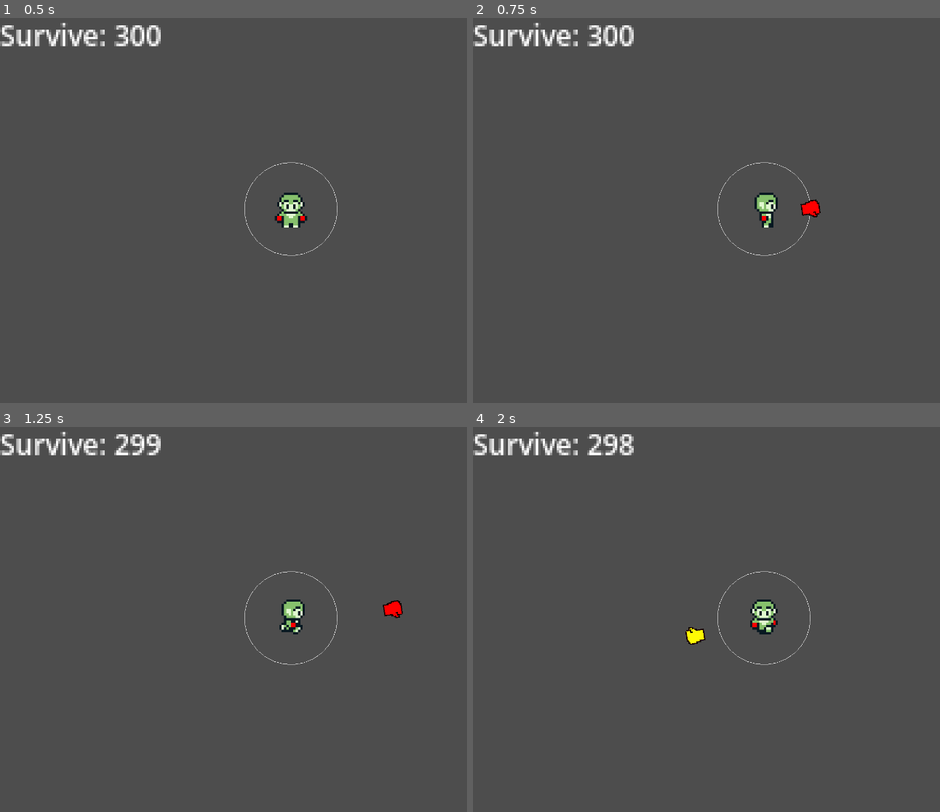
Above: before the commit, frames 1-4 (two rows, left to right).
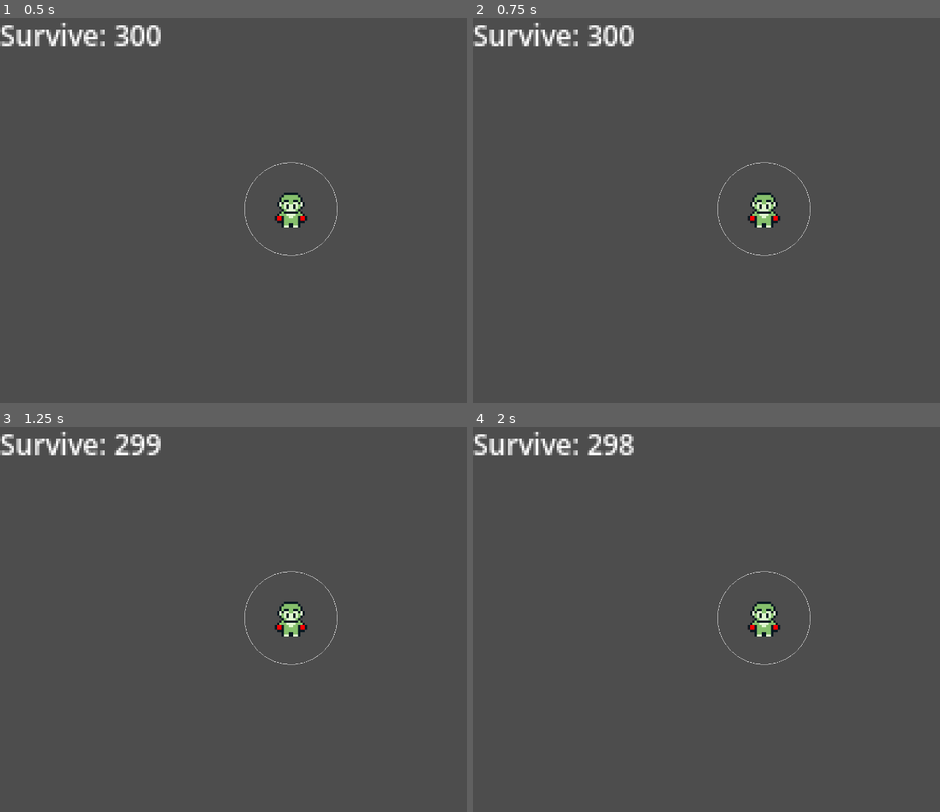
Above: after the commit, the same moments.

Repository: WhatDoor/InfiniBoxer
Game: Godot game, scene res://main.tscn
Two runs of this game, one before a commit and one after it. Both use one fixed random seed, a clock stepped at 60 frames per second and the inputs below.
Inputs (mouse positions are in pixels of both pictures, inside the frame that each line leads up to):
- Up to frame 1 (0.5 s): no input
- Up to frame 2 (0.75 s): tap Enter at 0.5 s; move the mouse to (893, 191) at 0.52 s; hold Right (right) from 0.53 s (still down); tap Space (glove_toggle) at 0.6 s; click (893, 191) at 0.67 s
- Up to frame 3 (1.25 s): keep holding Right (right)
- Up to frame 4 (2 s): move the mouse to (645, 638) at 1.27 s; release Right (right) at 1.28 s; hold Down (down) from 1.28 s (still down); tap Space (glove_toggle) at 1.35 s; click (645, 638) at 1.42 s

Frame 1 is identical in both runs. In frame 2, 0.5% of the frame differs, in the area x 58-75%, y 45-55%; in frame 3, 0.5%, in the area x 58-87%, y 44-55%; in frame 4, 0.5%.
Error after the commit: Parse Error: Preload file "res://mega_cross.tscn" does not exist. (res://player.gd:10)

Commit message:
added mega cross and removed ray tracing for the gloves

Diff:
--- a/combo_glove.gd
+++ b/combo_glove.gd
@@ -7,4 +7,5 @@
 	max_speed = 20
 	ACCELERATION = 2.5
 	damage = 10
+	momentum = 8
 	push_strength = 2700
--- a/enemy.gd
+++ b/enemy.gd
@@ -4,6 +4,9 @@
 signal died(RigidBody2D)
 
 @export var player: CharacterBody2D = null
+
+@onready var HP_bar: ProgressBar = $HP_bar
+
 const SPEED = 70
 var HP = 10
 const friction = 0.1 #reduce push direction by this much
@@ -12,7 +15,8 @@
 
 # Called when the node enters the scene tree for the first time.
 func _ready():
-	pass # Replace with function body.
+	HP_bar.max_value = HP
+	HP_bar.value = HP
 
 func init(player_target: CharacterBody2D, startingPOS: Vector2):
 	player = player_target
@@ -37,6 +41,7 @@
 func take_damage(dmg: int):
 	print(dmg)
 	HP -= dmg
+	HP_bar.value = HP
 
 	if (HP <= 0):
 		$death_timer.start()
--- a/enemy.tscn
+++ b/enemy.tscn
@@ -74,5 +74,13 @@
 wait_time = 0.5
 one_shot = true
 
+[node name="HP_bar" type="ProgressBar" parent="."]
+offset_left = -29.0
+offset_top = 32.0
+offset_right = 29.0
+offset_bottom = 36.0
+rounded = true
+show_percentage = false
+
 [connection signal="body_entered" from="hurtbox" to="." method="player_body_entered"]
 [connection signal="timeout" from="death_timer" to="." method="_on_death_timer_timeout"]
--- a/glove.gd
+++ b/glove.gd
@@ -2,7 +2,6 @@
 
 class_name Glove
 
-var raycasts: Array
 var default_sprite: Sprite2D
 
 var player: CharacterBody2D
@@ -19,7 +18,7 @@
 
 var max_range = 70.0
 var damage = 5
-var momentum = 7
+var momentum = 4
 var push_strength = 1700
 
 var enemy_ignore_list = []
@@ -43,7 +42,7 @@
 
 	#Need to call these manually here instead of onready because onready is used when it enters the tree
 	#In this case, the children of these will inherit and first be created separately from the tree
-	raycasts = [$RayCast2D, $RayCast2D2, $RayCast2D3]
+	#raycasts = [$RayCast2D, $RayCast2D2, $RayCast2D3]
 	default_sprite = $default_sprite
 
 # Called every frame. 'delta' is the elapsed time since the previous frame.
@@ -63,23 +62,6 @@
 	else:
 		speed += ACCELERATION
 		var relative_attempted_position = Vector2(position.x + (direction.x * speed), position.y + (direction.y * speed))
-		#print(relative_attempted_position)
-
-		#print(relative_distance)
-		for raycast in raycasts:
-			var relative_distance = relative_attempted_position.distance_to(raycast.position)
-			raycast.target_position = Vector2(0, -relative_distance)
-			raycast.force_raycast_update()
-
-			if (raycast.is_colliding()):
-				var raycast_collision_point = raycast.get_collision_point()
-				relative_attempted_position = get_parent().to_local(raycast_collision_point)
-				#print("collision!")
-				#print(relative_attempted_position)
-				#relative_attempted_position.y += $CollisionShape2D.shape.size.y
-				position = relative_attempted_position
-				#get_tree().paused = true
-				break
 
 		position = relative_attempted_position
 
@@ -93,10 +75,6 @@
 		enemy.push_direction = get_parent().global_position.direction_to(enemy.position) * push_strength
 		enemy_ignore_list.append(enemy.get_instance_id())
 
-		#also make raycasts ignore this enemy
-		for raycast in raycasts:
-			raycast.add_exception(enemy)
-
 func calculate_damage():
 	#The closer we are to max speed, the more damage we deal
 	var scaling = speed/max_speed
--- a/glove.tscn
+++ b/glove.tscn
@@ -11,15 +11,3 @@
 scale = Vector2(-1, 1)
 
 [node name="CollisionShape2D" type="CollisionShape2D" parent="."]
-
-[node name="RayCast2D" type="RayCast2D" parent="."]
-position = Vector2(0, 8)
-collision_mask = 4
-
-[node name="RayCast2D2" type="RayCast2D" parent="."]
-position = Vector2(8, 8)
-collision_mask = 4
-
-[node name="RayCast2D3" type="RayCast2D" parent="."]
-position = Vector2(-7, 8)
-collision_mask = 4
--- a/main.gd
+++ b/main.gd
@@ -11,7 +11,7 @@
 	# Mouse in viewport coordinates.
 	if event is InputEventMouseButton and event.is_pressed():
 		if (event.button_index == MOUSE_BUTTON_LEFT):
-			player.fire_glove("left", event.position)
+			player.fire_glove("left",event.position)
 		if (event.button_index == MOUSE_BUTTON_RIGHT):
 			player.fire_glove("right", event.position)
 
--- a/player.gd
+++ b/player.gd
@@ -6,7 +6,8 @@
 
 const glove_definitions = {
 	"basic": preload("res://basic_glove.tscn"),
-	"combo": preload("res://combo_glove.tscn")
+	"combo": preload("res://combo_glove.tscn"),
+	"mega": preload("res://mega_cross.tscn")
 }
 
 var gloves_in_catch_range = []
@@ -19,6 +20,7 @@
 var glove_on_sprite_frame = load("res://player_gloves.tres")
 
 const SPEED = 300.0
+var combo_list = []
 
 func _physics_process(delta):
 	#if (Input.is_action_just_pressed("glove_toggle")):
@@ -72,7 +74,11 @@
 
 	var glove_type = "basic"
 	if (gloves_in_catch_range.size() > 0):
-		glove_type = "combo"
+		combo_list.append(glove_handedness)
+		glove_type = combo_check()
+	else:
+		#missed, so reset combo
+		combo_list = []
 
 	if (!existing_glove):
 		#create and fire a new one if there isnt one yet
@@ -116,3 +122,16 @@
 func _on_catch_glove_exited(glove: Area2D):
 	if (glove.returning):
 		delete_glove_from_catch_list(glove)
+
+func combo_check():
+	#print(combo_list)
+	if (combo_list.size() >= 3):
+		var current_combo = combo_list.slice(combo_list.size() - 3).reduce(collect_current_combo, "")
+		print(current_combo)
+		if (current_combo == "leftleftright"):
+			return "mega"
+
+	return "combo"
+
+func collect_current_combo(accum, current_string):
+	return accum + current_string
